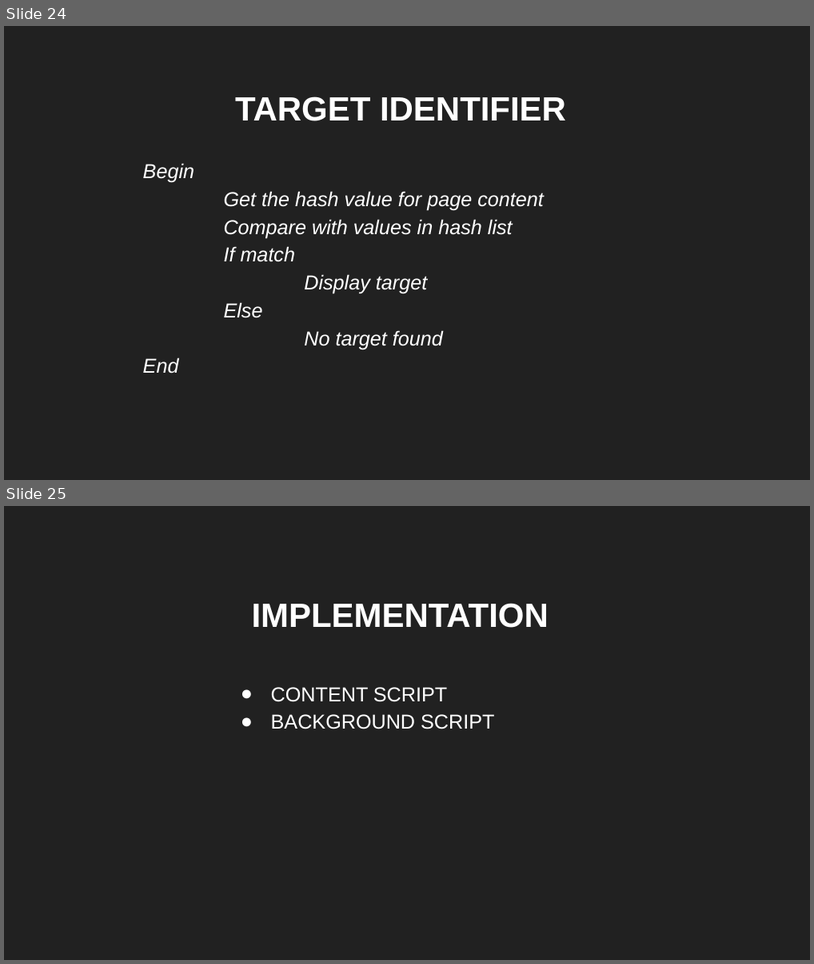
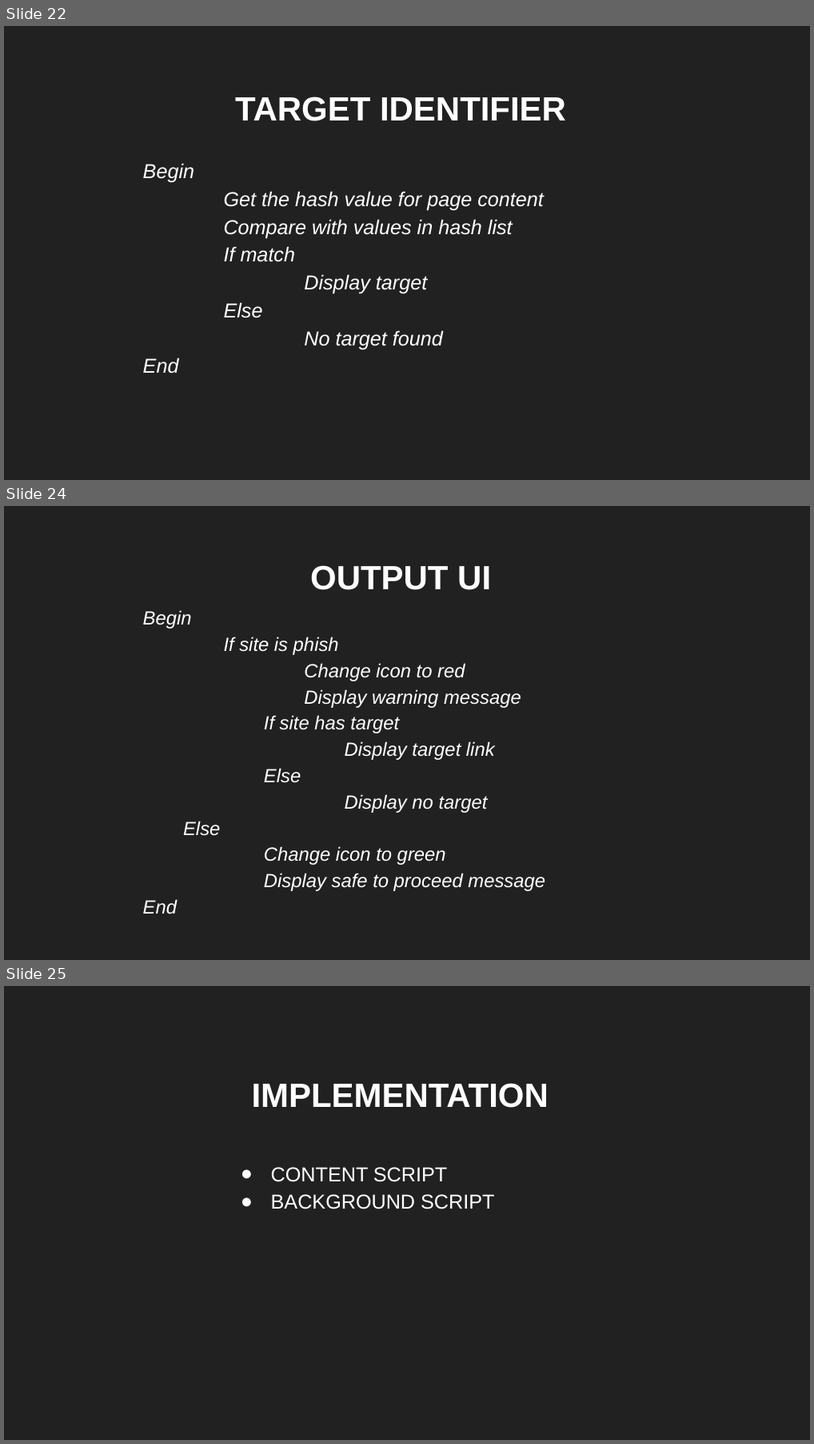
Before and after one commit to sbenstewart/cantina-plus, a slide deck: mail these/first/FYP First.pptx. Shown one above the other, each under a label of ours: slides 24 and 25 before the commit, slides 22, 24 and 25 after it; the slides between them are not shown. The pictures are 814x964 and 814x1444 pixels, drawn with LibreOffice and Linux fonts; fonts in the diff are those of the drawing. Boxes give left, top, right and bottom in pixels: in the first picture for what was removed or moved away, otherwise in the second. Text is boxed around its words. In the diff, an @@ line names an element or a change of style, - is before the commit and + after.

```diff
--- a/mail these/first/FYP First.pptx
+++ b/mail these/first/FYP First.pptx
@@ slide 24 added at (x1=4, y1=506, x2=810, y2=960), background #212121 @@
@@ title added at (x1=310, y1=565, x2=491, y2=590), 30 pt, text #FFFFFF, bold @@
+OUTPUT UI
@@ subtitle added at (x1=143, y1=610, x2=546, y2=891), 17 pt, text #FFFFFF, italic @@
+Begin
+If site is phish
+Change icon to red
+Display warning message
+If site has target
+Display target link
+Else
+Display no target
+Else
+Change icon to green
+Display safe to proceed message
+End
@@ what was slide 24 is now slide 22 @@
```
Also in this commit, not shown: 7 slides changed, 4 other slides added, 5 slides removed, 2 other files.
